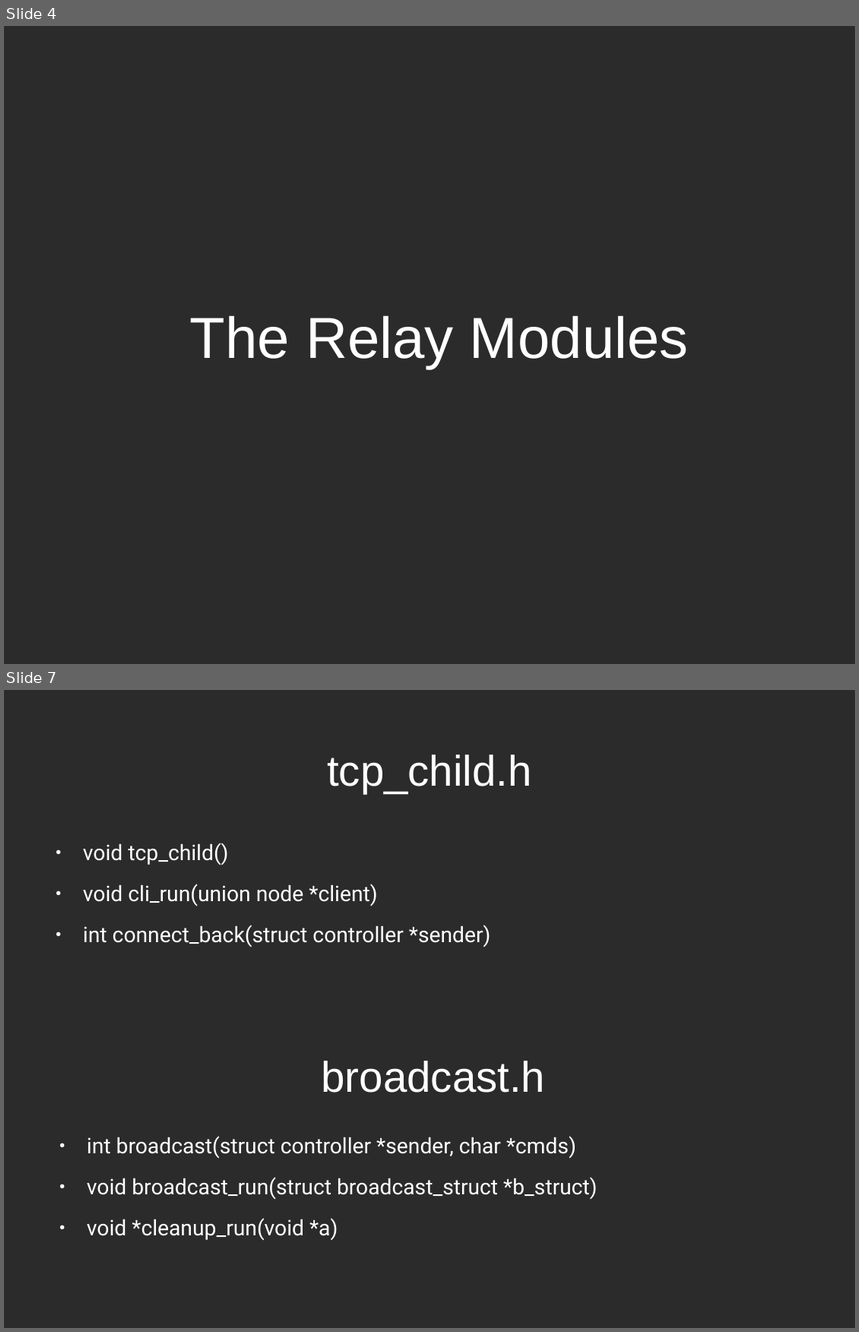
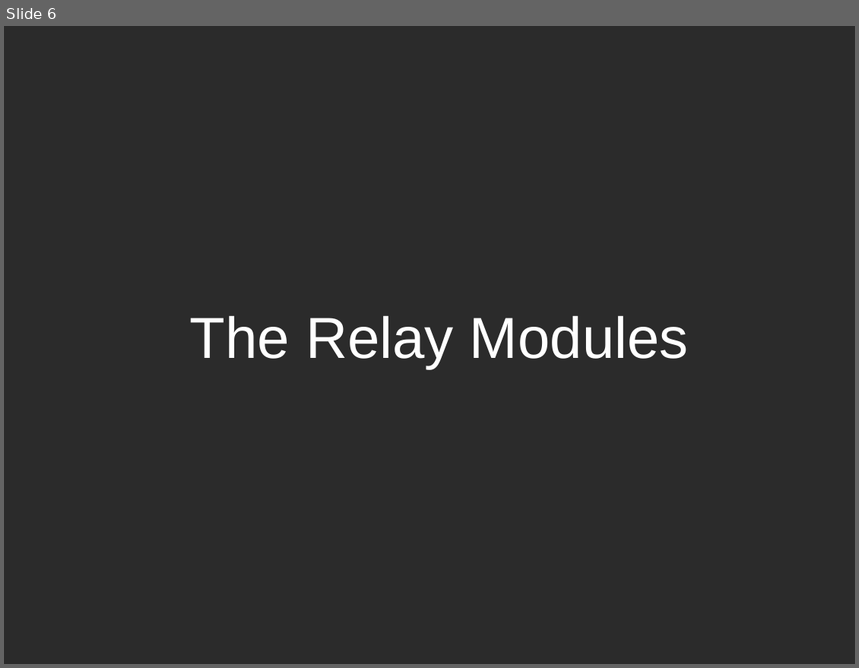
Before and after one commit to r0ck3r008/sdn-proj, a slide deck: review.odp. Shown one above the other, each under a label of ours: slides 4 and 7 before the commit, slide 6 after it; the slides between them are not shown. The pictures are 859x1332 and 859x668 pixels, drawn with LibreOffice and Linux fonts; fonts in the diff are those of the drawing; background and template pictures are left out; a plain dark background stands for a picture behind light text. Boxes give left, top, right and bottom in pixels: in the first picture for what was removed or moved away, otherwise in the second. Text is boxed around its words. In the diff, an @@ line names an element or a change of style, - is before the commit and + after.

```diff
--- a/review.odp
+++ b/review.odp
@@ slide 7 removed at (4, 690, 855, 1328), background picture (left out) @@
@@ title removed at (327, 755, 532, 793) @@
-tcp_child.h
@@ text removed at (83, 843, 491, 947) @@
-● void tcp_child()
-● void cli_run(union node *client)
-● int connect_back(struct controller *sender)
@@ title removed at (322, 1061, 546, 1093) @@
-broadcast.h
@@ text removed at (87, 1136, 598, 1241) @@
-● int broadcast(struct controller *sender, char *cmds)
-● void broadcast_run(struct broadcast_struct *b_struct)
-● void *cleanup_run(void *a)
@@ what was slide 4 is now slide 6 @@
```
Also in this commit, not shown: 4 slides changed, 17 slides added, 4 other slides removed, 1 other file.
